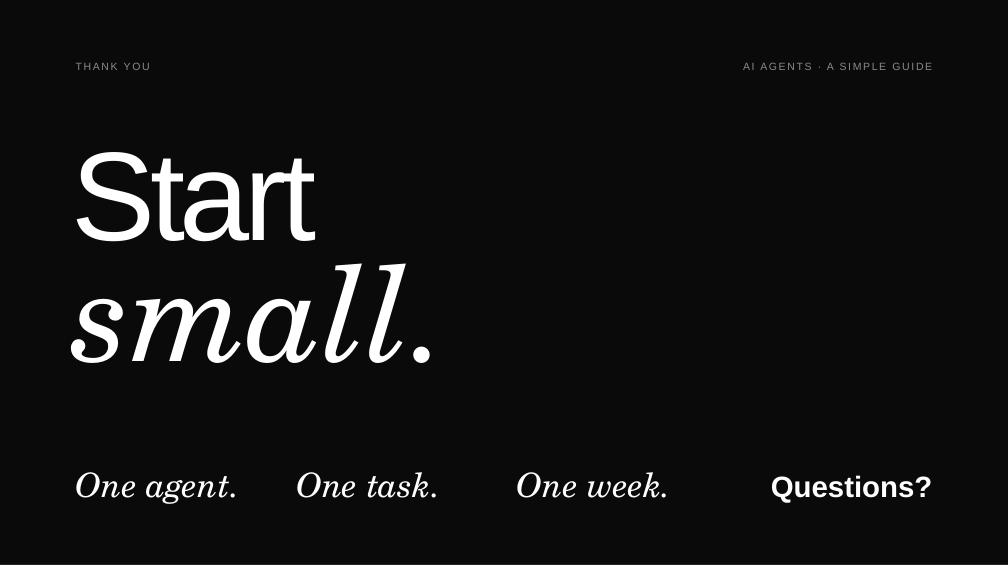
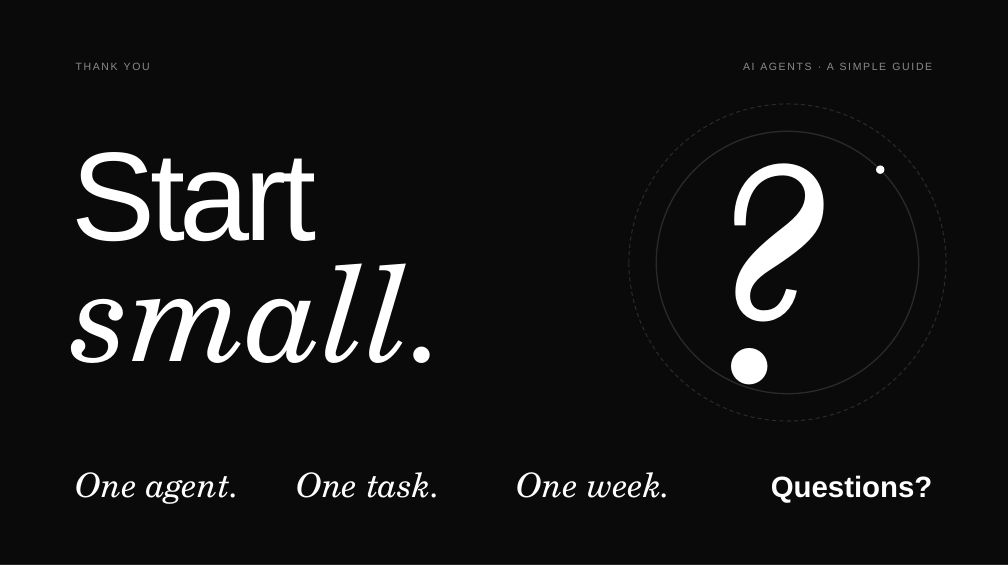
Before and after one commit to christbri/presentation, a slide deck: slide 14 of pptx/AI-Agents.pptx. Drawn at 1008x567 pixels with LibreOffice and Linux fonts; fonts in the diff are those of the drawing. Boxes give left, top, right and bottom in pixels: in the first picture for what was removed or moved away, otherwise in the second. Text is boxed around its words. In the diff, an @@ line names an element or a change of style, - is before the commit and + after.

```diff
--- a/pptx/AI-Agents.pptx
+++ b/pptx/AI-Agents.pptx
@@ ellipse added at box(629, 104, 946, 421), outline #2A2A2A 1 pt dashed @@
@@ text added at box(635, 132, 898, 394), 280 pt, text #FFFFFF, italic @@
+?
@@ ellipse added at box(656, 132, 919, 394), outline #2A2A2A 1.25 pt @@
@@ ellipse added at box(876, 166, 885, 174), fill #FFFFFF @@
```
Also in this commit, not shown: 2 other slides changed, 2 other files.
